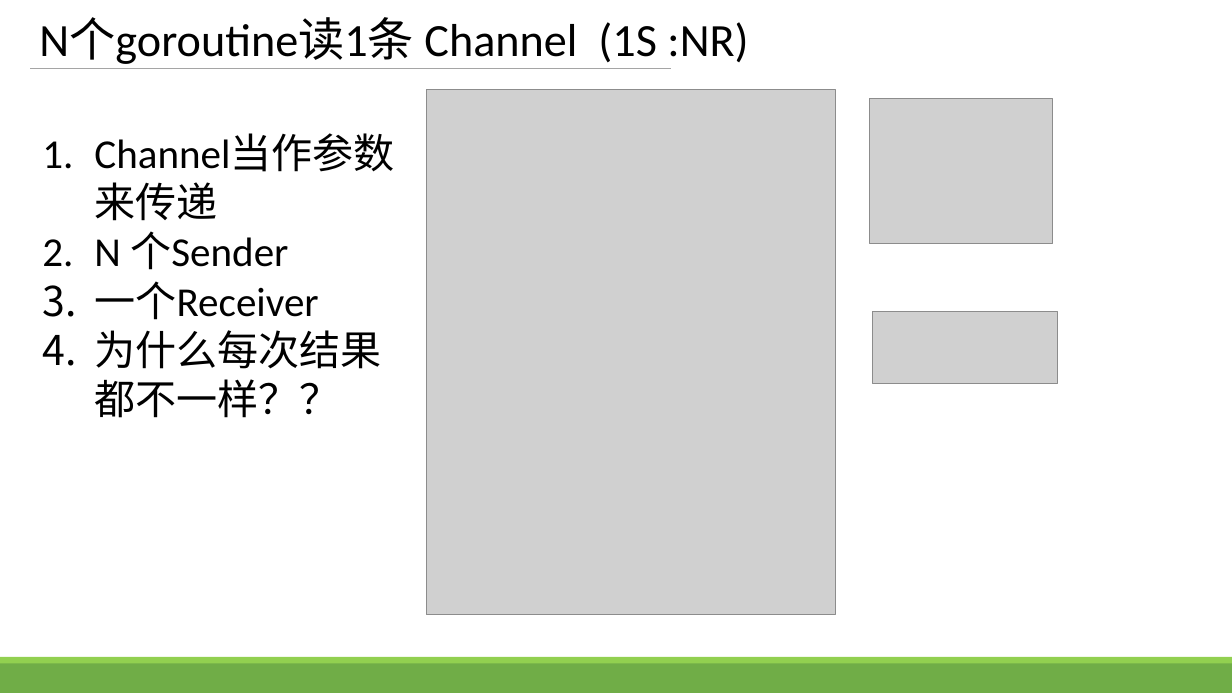
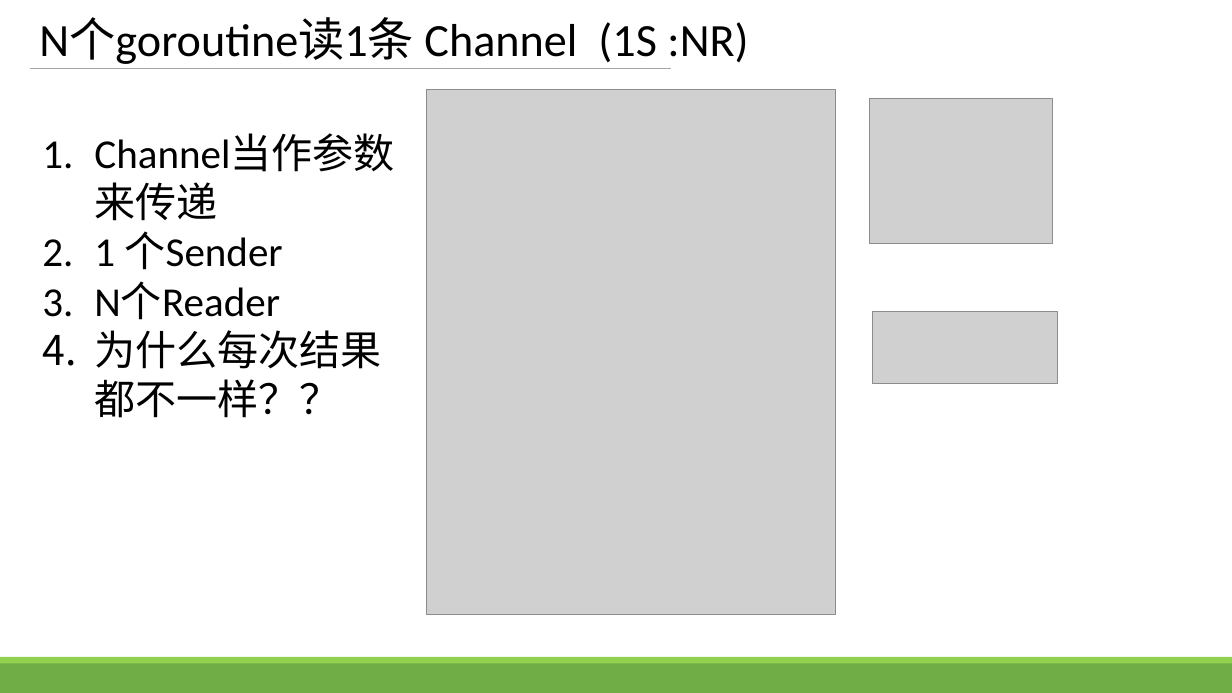
Before and after one commit to zhengbr2/sharing, a slide deck: slide 13 of GolangConcurency.pptx. Drawn at 1232x693 pixels with LibreOffice and Linux fonts; fonts in the diff are those of the drawing; grey boxes stand for pictures. Boxes give left, top, right and bottom in pixels: in the first picture for what was removed or moved away, otherwise in the second. Text is boxed around its words. In the diff, an @@ line names an element or a change of style, - is before the commit and + after.

```diff
--- a/GolangConcurency.pptx
+++ b/GolangConcurency.pptx
@@ text at [94,231,283,320]: text changed @@
-2. N 个Sender
-3. 一个Receiver
+2. 1 个Sender
+3. N个Reader
```
Also in this commit, not shown: 7 other slides changed, 6 other files.
